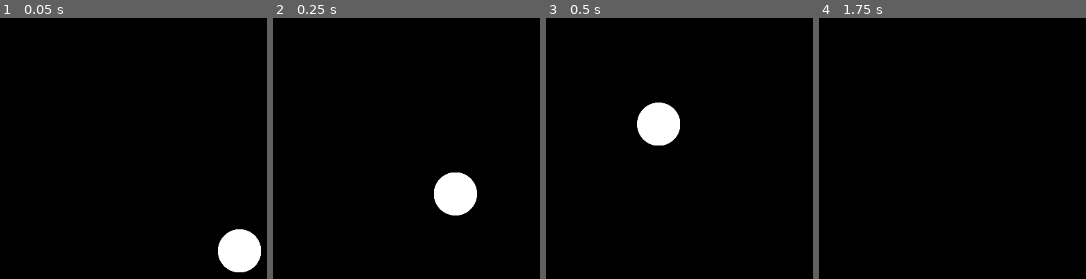
Above: before the commit, frames 1-4 (left to right).
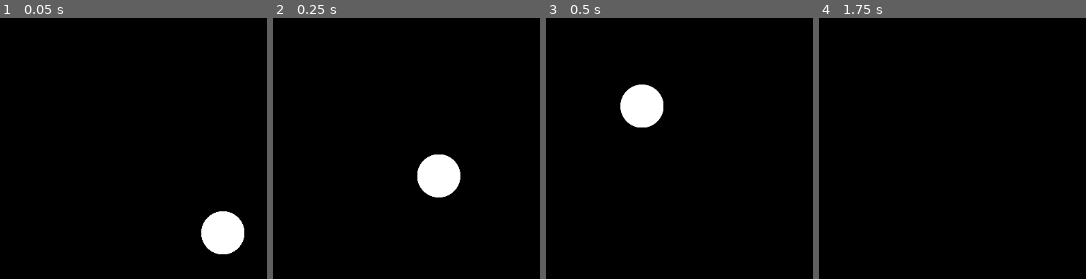
Above: after the commit, the same moments.

Repository: esotericenderman/godot-pong
Game: Godot game, scene res://pong.tscn
Same seed, same stepped clock (60 frames per second), same inputs: the game is played once before the commit and once after it.
Inputs:
- Up to frame 1 (0.05 s): no input
- Up to frame 2 (0.25 s): no input
- Up to frame 3 (0.5 s): no input
- Up to frame 4 (1.75 s): tap Enter at 1.25 s

The runs differ from the first frame. In frame 1, 3.0% of the frame differs, in the area x 75-98%, y 73-98%; in frame 2, 3.0%, in the area x 53-77%, y 52-76%; in frame 3, 3.0%; in frame 4, nothing differs.

Commit message:
Use proper units and values

Diff:
--- a/pong.tscn
+++ b/pong.tscn
@@ -7,17 +7,18 @@
 [node name="Pong" type="Node2D"]
 
 [node name="Background" type="Sprite2D" parent="."]
-position = Vector2(572, 340)
-scale = Vector2(9.053, 9)
+scale = Vector2(7.2, 7.2)
 texture = ExtResource("1_kjj5u")
+centered = false
 
-[node name="Ball" type="Node2D" parent="."]
+[node name="Ball" type="Node2D" parent="Background"]
+scale = Vector2(0.15, 0.15)
 script = ExtResource("2_f8yfw")
 
-[node name="Ball Rigidbody" type="RigidBody2D" parent="Ball"]
+[node name="Ball Rigidbody" type="RigidBody2D" parent="Background/Ball"]
+mass = 0.05
 gravity_scale = 0.0
 
-[node name="Ball" type="Sprite2D" parent="Ball/Ball Rigidbody"]
-position = Vector2(600, 350)
+[node name="Ball" type="Sprite2D" parent="Background/Ball/Ball Rigidbody"]
 scale = Vector2(0.25, 0.25)
 texture = ExtResource("2_u28ys")
--- a/scripts/ball.gd
+++ b/scripts/ball.gd
@@ -3,6 +3,13 @@
 var rng = RandomNumberGenerator.new()
 
 func _ready() -> void:
+	var parent = self.get_parent() as Sprite2D
+
+	var width = parent.get_rect().size.x
+	var height = parent.get_rect().size.y
+
+	self.position = Vector2(width / 2, height / 2)
+
 	var random = rng.randf()
 
 	var direction: Vector2
@@ -35,7 +42,7 @@
 
 	var body = child as RigidBody2D
 
-	var force = direction * 25000
+	var force = direction * 1250
 
 	print("Applying force: " + str(force))
 
